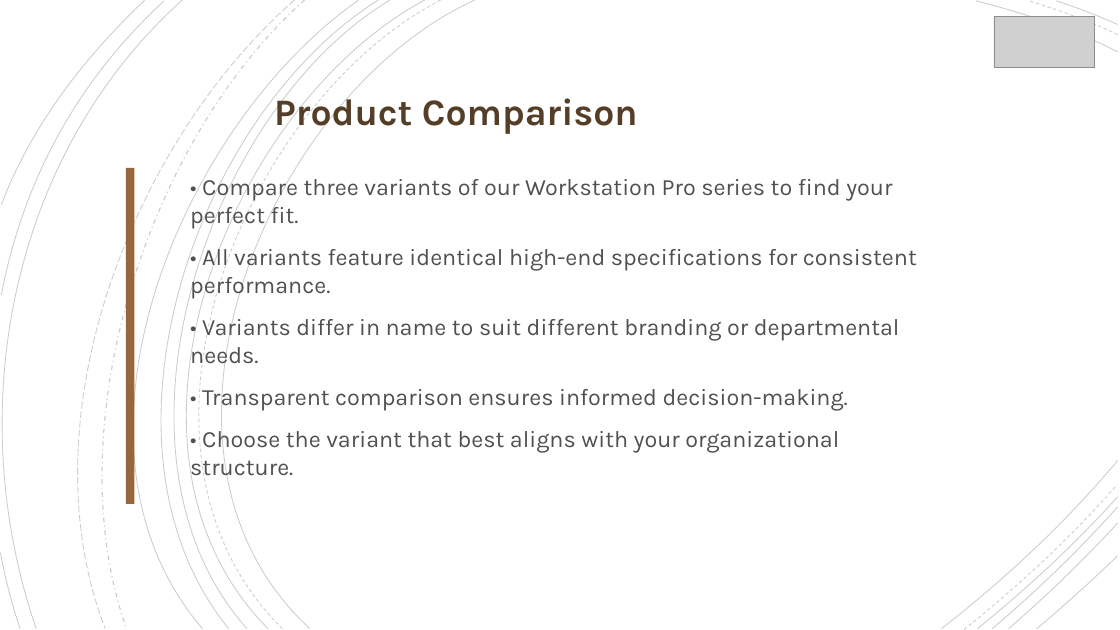
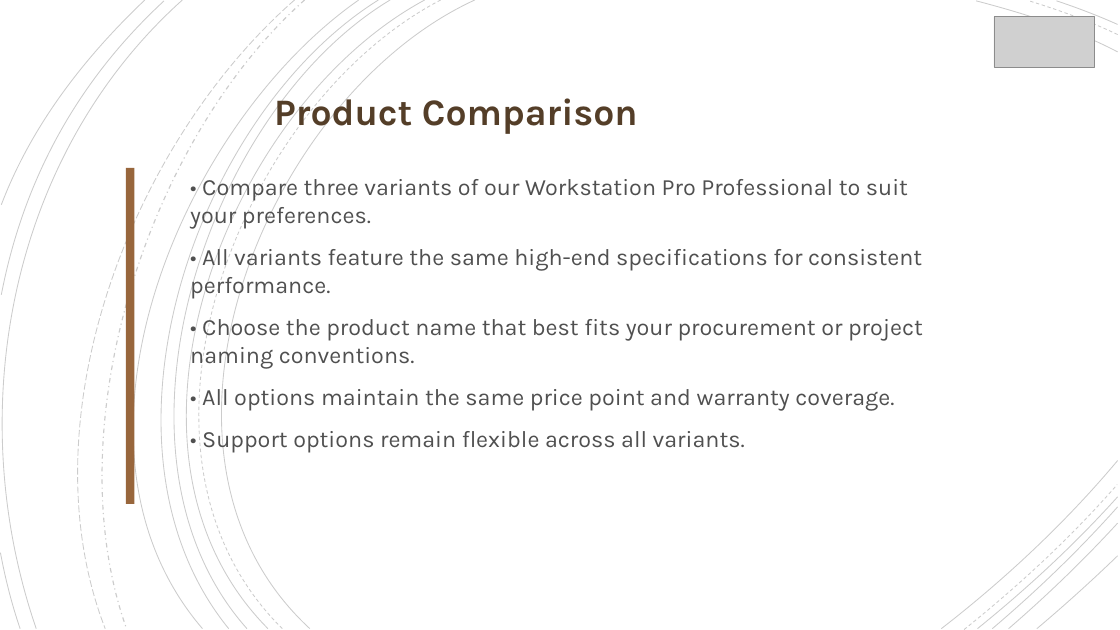
Before and after one commit to TejasGupta-27/b2b-sales-backend, a slide deck: slide 7 of Data/presentations/Sales_Pitch_Deck.pptx. Drawn at 1120x630 pixels with LibreOffice and Linux fonts; fonts in the diff are those of the drawing; grey boxes stand for pictures. Boxes give left, top, right and bottom in pixels: in the first picture for what was removed or moved away, otherwise in the second. Text is boxed around its words. In the diff, an @@ line names an element or a change of style, - is before the commit and + after.

```diff
--- a/Data/presentations/Sales_Pitch_Deck.pptx
+++ b/Data/presentations/Sales_Pitch_Deck.pptx
@@ text at (x1=190, y1=174, x2=923, y2=452): text changed @@
-• Compare three variants of our Workstation Pro series to find your perfect fit.
-• All variants feature identical high-end specifications for consistent performance.
-• Variants differ in name to suit different branding or departmental needs.
-• Transparent comparison ensures informed decision-making.
-• Choose the variant that best aligns with your organizational structure.
+• Compare three variants of our Workstation Pro Professional to suit your preferences.
+• All variants feature the same high-end specifications for consistent performance.
+• Choose the product name that best fits your procurement or project naming conventions.
+• All options maintain the same price point and warranty coverage.
+• Support options remain flexible across all variants.
```
Also in this commit, not shown: 8 other slides changed, 19 other files.
